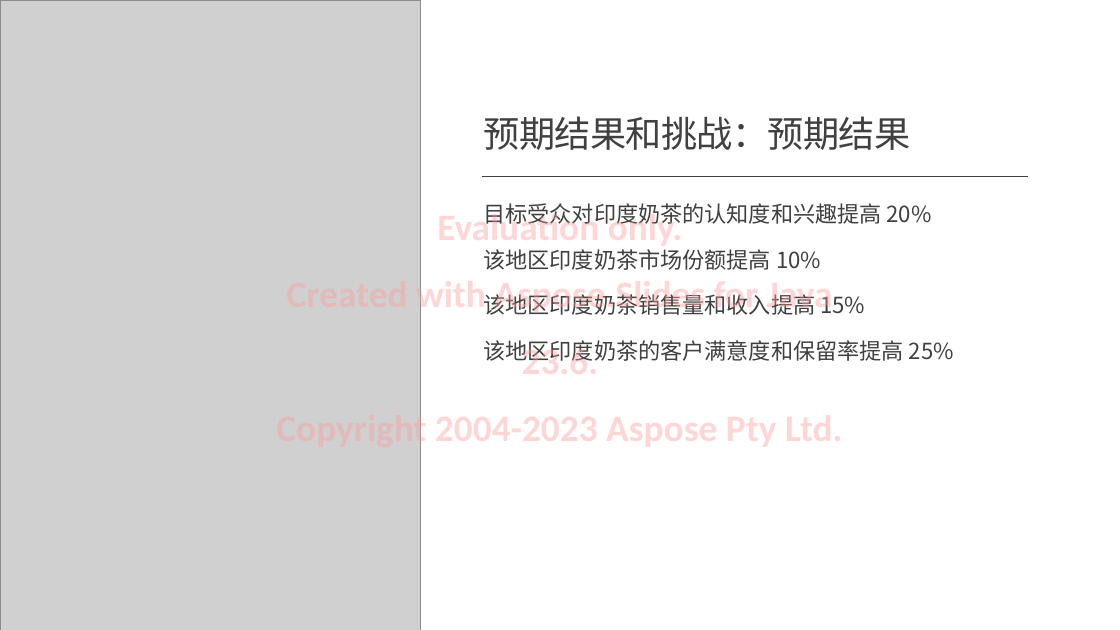
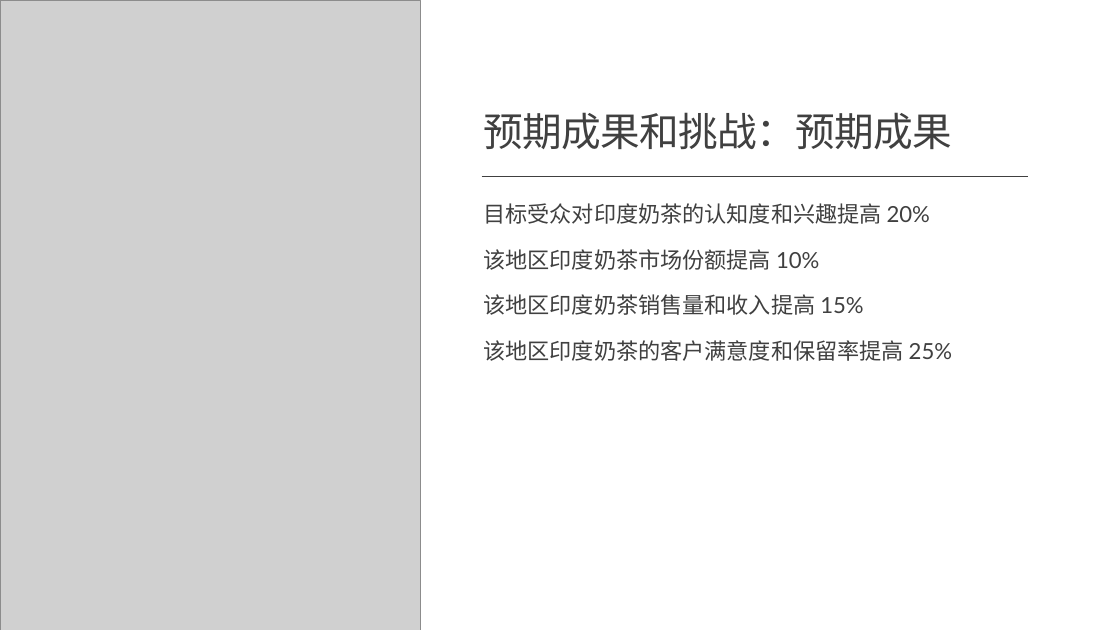
Before and after one commit to MicrosoftLearning/MS-4004-Empower-workforce-copilot-use-cases.zh-cn, a slide deck: slide 12 of ResourceFiles/Mystic Spice Premium Chai Market Analysis Presentation.pptx. Drawn at 1120x630 pixels with LibreOffice and Linux fonts; fonts in the diff are those of the drawing; grey boxes stand for pictures. Boxes give left, top, right and bottom in pixels: in the first picture for what was removed or moved away, otherwise in the second. Text is boxed around its words. In the diff, an @@ line names an element or a change of style, - is before the commit and + after.

```diff
--- a/ResourceFiles/Mystic Spice Premium Chai Market Analysis Presentation.pptx
+++ b/ResourceFiles/Mystic Spice Premium Chai Market Analysis Presentation.pptx
@@ title at <box>484,112,953,149</box>: text changed; size 31 to 34 pt; font Noto Sans CJK SC to TeX Gyre Bonum @@
-预期结果和挑战：预期结果
+预期成果和挑战：预期成果
@@ text removed at <box>276,209,833,451</box> @@
-Evaluation only.
-Created with Aspose.Slides for Java 23.6.
-Copyright 2004-2023 Aspose Pty Ltd.
@@ text "目标受众对印度奶茶的认知度和兴趣提高 20%" at <box>484,203,952,361</box>: font Noto Sans CJK SC to Lato @@
```
Also in this commit, not shown: 13 other slides changed, 18 other files.
